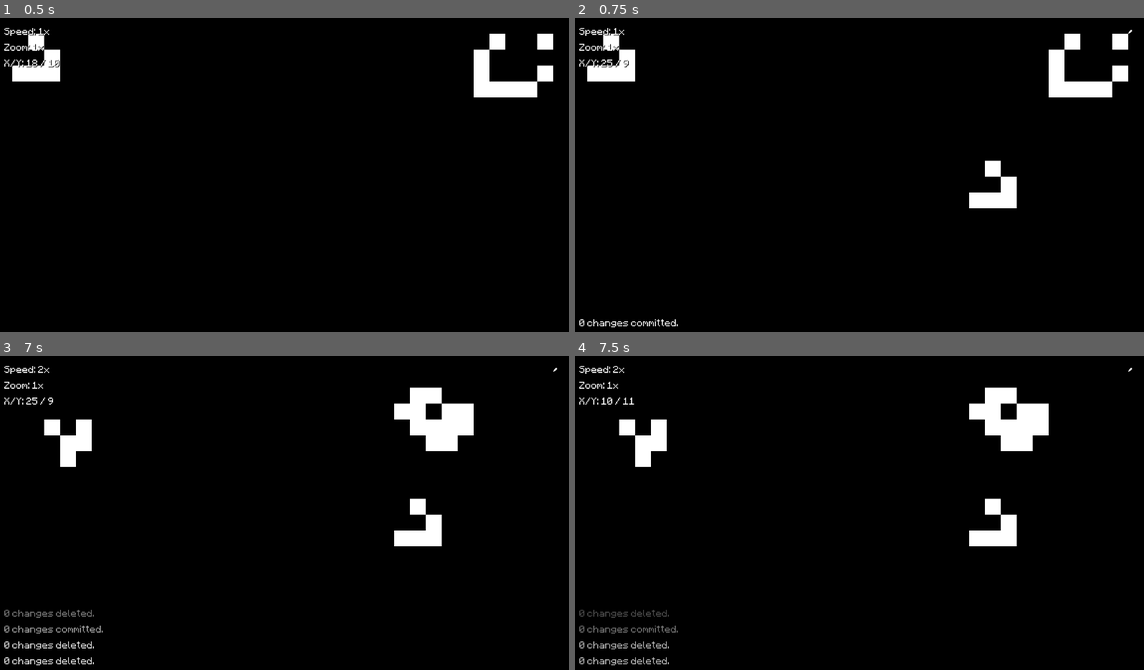
Above: before the commit, frames 1-4 (two rows, left to right).
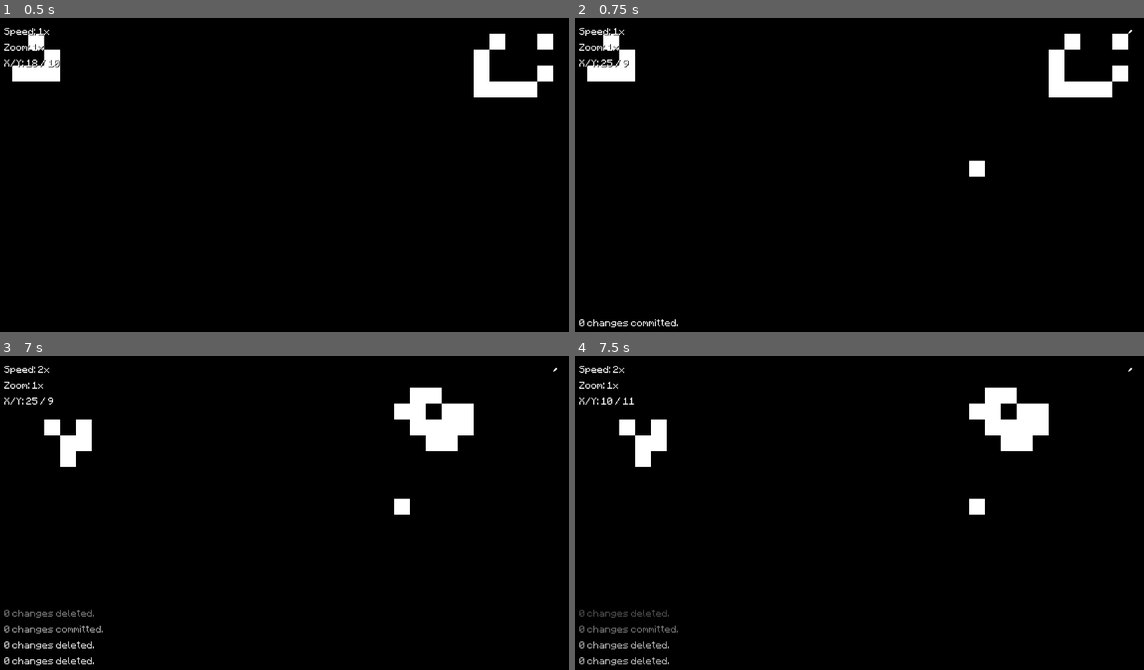
Above: after the commit, the same moments.

Repository: javier-adrian/GOL-GDS
Game: Godot game, scene res://main.tscn
Two runs of this game, one before a commit and one after it. Both use one fixed random seed, a clock stepped at 60 frames per second and the inputs below.
Inputs (mouse positions are in pixels of both pictures, inside the frame that each line leads up to):
- Up to frame 1 (0.5 s): no input
- Up to frame 2 (0.75 s): tap Enter (commit) at 0.5 s; move the mouse to (984, 162) at 0.52 s; click (984, 162) at 0.6 s
- Up to frame 3 (7 s): tap Space (play) at 0.8, 1.25, 1.35, 3.05, 3.5, 5.3, 6.5, 6.6 s; move the mouse to (170, 531) at 1.27 s; tap 1 (glider, bound only after the commit) at 1.55, 2.1, 3.8, 6.05 s; move the mouse to (341, 447) at 2.02 s; click (341, 447) at 2.3 s; tap Enter (commit) at 2.75, 3.6, 5.75 s; move the mouse to (256, 582) at 2.77 s; click (256, 582) at 2.85 s; move the mouse to (455, 563) at 3.52 s; move the mouse to (108, 469) at 4.27 s; tap = (faster) at 4.35 s; click (108, 469) at 4.55 s; move the mouse to (312, 516) at 5.02 s; tap . (next) at 5.1 s; move the mouse to (199, 437) at 5.77 s; tap Middle mouse button (pan) at 5.85 s; move the mouse to (409, 500) at 6.52 s; click (409, 500) at 6.8 s
- Up to frame 4 (7.5 s): move the mouse to (745, 531) at 7.27 s; right-click (745, 531) at 7.35 s

Frame 1 is identical in both runs. In frame 2, 0.9% of the frame differs, in the area x 69-78%, y 45-61%; in frame 3, 0.9%; in frame 4, 0.9%.

Commit message:
prototype mode for blueprint placement

Diff:
--- a/main.gd
+++ b/main.gd
@@ -10,6 +10,8 @@
 
 var target := Vector2.ZERO
 var changes: int
+
+var glider := false
 
 
 func _ready():
@@ -24,6 +26,9 @@
 func _input(event):
 	target = floor(get_global_mouse_position() / Vector2(tile_size, tile_size))
 	viewer.update_target(target)
+
+	if Input.is_action_just_released("glider"):
+		glider = !glider
 
 	if Input.is_action_just_released("faster"):
 		timer.wait_time /= 2
@@ -43,8 +48,10 @@
 
 	if not playing:
 		if Input.is_action_just_released("add"):
-			# world.set_cell(1, target, 0, Vector2i(0, 0))
-			world.set_pattern(1, target, world.glider)
+			if glider:
+				world.set_pattern(1, target, world.glider)
+			else:
+				world.set_cell(1, target, 0, Vector2i(0, 0))
 		if Input.is_action_just_released("remove"):
 			world.set_cell(1, target)
 		if Input.is_action_just_released("commit"):
--- a/project.godot
+++ b/project.godot
@@ -77,6 +77,11 @@
 "events": [Object(InputEventKey,"resource_local_to_scene":false,"resource_name":"","device":-1,"window_id":0,"alt_press …(182 unchanged characters)…
 ]
 }
+glider={
+"deadzone": 0.5,
+"events": [Object(InputEventKey,"resource_local_to_scene":false,"resource_name":"","device":-1,"window_id":0,"alt_pressed":false,"shift_pressed":false,"ctrl_pressed":false,"meta_pressed":false,"pressed":false,"keycode":0,"physical_keycode":49,"key_label":0,"unicode":49,"echo":false,"script":null)
+]
+}
 
 [rendering]
 
